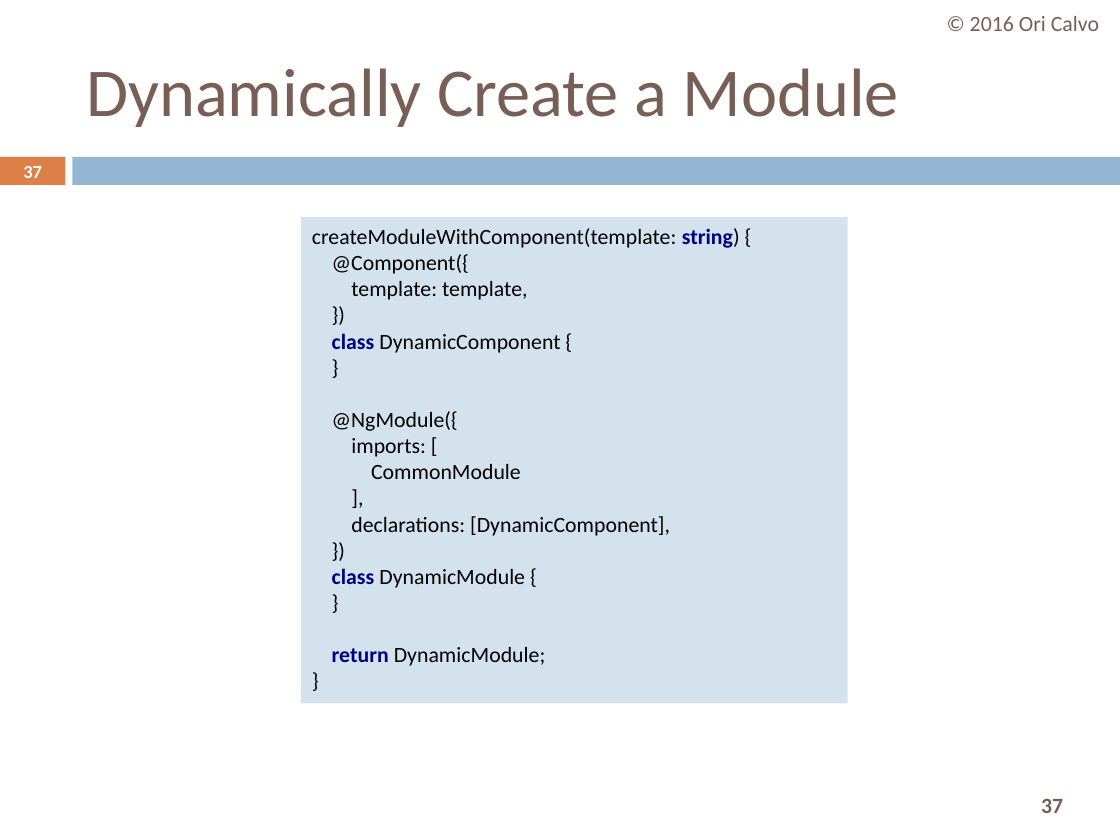
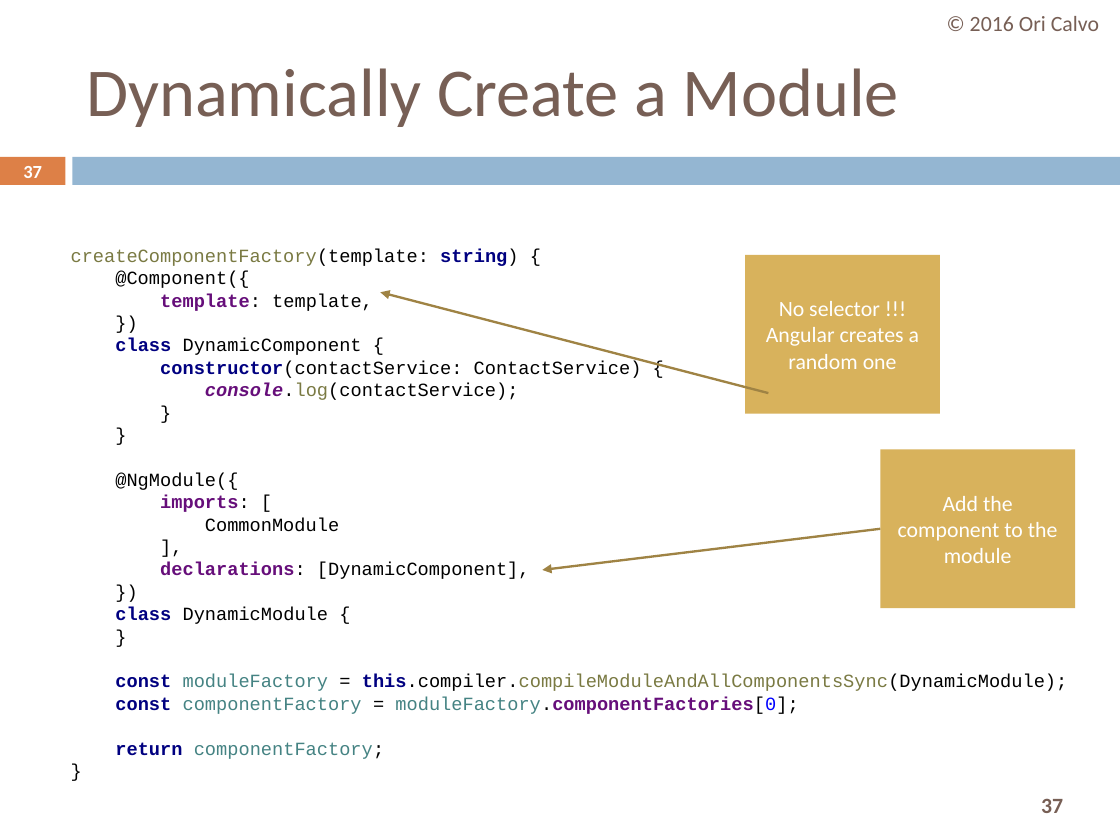
Before and after one commit to oricalvo/course-angular, a slide deck: slide 37 of PPTs/06 Advanced Components.pptx. Drawn at 1120x840 pixels with LibreOffice and Linux fonts; fonts in the diff are those of the drawing. Boxes give left, top, right and bottom in pixels: in the first picture for what was removed or moved away, otherwise in the second. Text is boxed around its words. In the diff, an @@ line names an element or a change of style, - is before the commit and + after.

```diff
--- a/PPTs/06 Advanced Components.pptx
+++ b/PPTs/06 Advanced Components.pptx
@@ rectangle removed at [301,217,848,703] @@
-createModuleWithComponent(template: string) {
-@Component({
-template: template,
-})
-class DynamicComponent {
-}
-@NgModule({
-imports: [
-CommonModule
-],
-declarations: [DynamicComponent],
-})
-class DynamicModule {
-}
-return DynamicModule;
-}
@@ text added at [71,249,1068,759], 12 pt, text #000000 @@
+createComponentFactory(template: string) {
+@Component({
+template: template,
+})
+class DynamicComponent {
+constructor(contactService: ContactService) {
+console.log(contactService);
+}
+}
+@NgModule({
+imports: [
+CommonModule
+],
+declarations: [DynamicComponent],
+})
+class DynamicModule {
+}
+const moduleFactory = this.compiler.compileModuleAndAllComponentsSync(DynamicModule);
+const componentFactory = moduleFactory.componentFactories[0];
+return componentFactory;
+}
@@ rectangle added at [745,255,940,414], fill #D8B25C, 14 pt, text #FFFFFF @@
+No selector !!!
+Angular creates a random one
@@ arrow added from (768, 393) to (381, 292), #A08444 1.5 pt @@
@@ rectangle added at [880,449,1075,608], fill #D8B25C, 14 pt, text #FFFFFF @@
+Add the component to the module
@@ arrow added from (880, 529) to (542, 570), #A08444 1.5 pt @@
```
Also in this commit, not shown: 3 other slides changed, 3 slides added, 25 other files.
